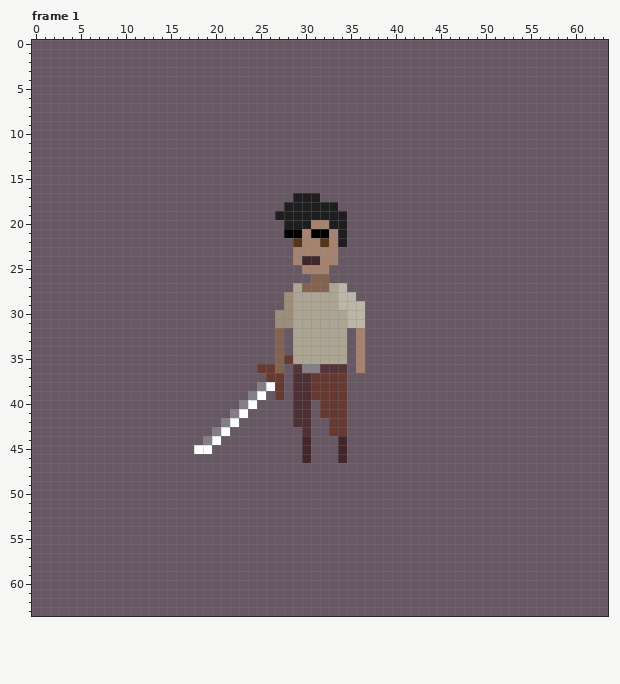
A pixel-art file gets an edit: assets/aseprite/experiments/human_experiments.aseprite. Above is the file before it was changed.
64x64 pixels, 4 frames. Colours within 5 levels of each other are drawn and written as one. Shown: frame 1. The commit also changed other frames, which this record leaves out.
After the commit:
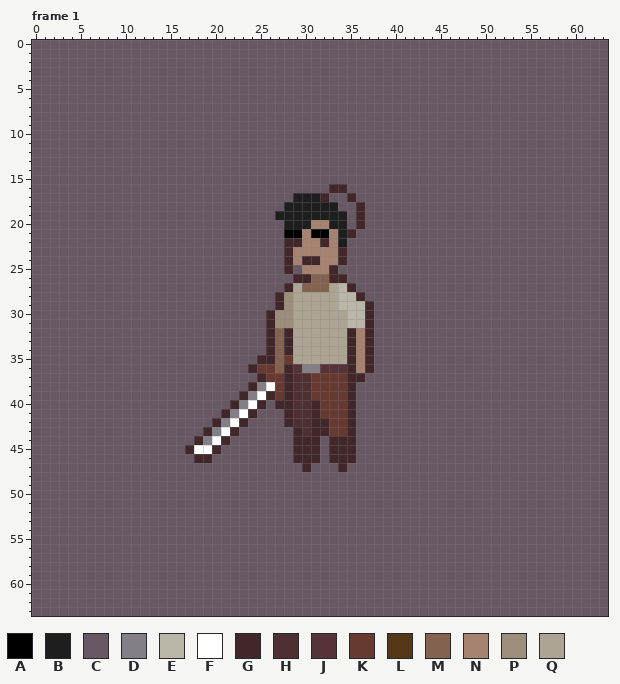
Palette (. is transparent): A #000000  B #1e1e1e  C #685863  D #847e87  E #bab6a8  F #ffffff  G #41272a  H #4e2f33  J #563239  K #663931  L #523817  M #836250  N #a58370  P #9c8e7a  Q #ada593
Change:
layer "bg/outline" now shown
Frame 1, layers "character", "bg/outline":
y 16: x 33..34 CC -> GG
y 17: x 32 C -> G; x 35 C -> G
y 18..20: x 36 C -> G
y 21: x 35 C -> G
y 22: x 28..29 CL -> GG; x 32 L -> G
y 23..24: x 28 C -> G; x 34 C -> G
y 25: x 28 C -> G; x 33 C -> G
y 26: x 29..30 CC -> GG; x 33..34 CC -> GG
y 27: x 28 C -> G; x 35 C -> G
y 28: x 27 C -> G; x 36 C -> G
y 29: x 27 C -> G; x 37 C -> G
y 30..31: x 26 C -> G; x 37 C -> G
y 32..34: x 26 C -> G; x 28 C -> G; x 35 C -> G; x 37 C -> G
y 35: x 25..26 CC -> GG; x 35 C -> G; x 37 C -> G
y 36: x 24 C -> G; x 28 C -> G; x 35 C -> G; x 37 C -> G
y 37: x 25 C -> G; x 28 C -> G; x 35..36 CC -> GG
y 38: x 24 C -> G; x 28 C -> G; x 35 C -> G
y 39: x 23 C -> G; x 26 C -> G; x 28 C -> G; x 35 C -> G
y 40: x 22 C -> G; x 25 C -> G; x 27..28 CC -> GG; x 31 C -> G; x 35 C -> G
y 41: x 21 C -> G; x 24 C -> G; x 28 C -> G; x 31 C -> G; x 35 C -> G
y 42: x 20 C -> G; x 23 C -> G; x 28 C -> G; x 31..32 CC -> GG; x 35 C -> G
y 43: x 19 C -> G; x 22 C -> G; x 29 C -> G; x 31..32 CC -> GG; x 35 C -> G
y 44: x 18 C -> G; x 21 C -> G; x 29 C -> G; x 31 C -> G; x 33 C -> G; x 35 C -> G
y 45: x 17 C -> G; x 20 C -> G; x 29 C -> G; x 31 C -> G; x 33 C -> G; x 35 C -> G
y 46: x 18..19 CC -> GG; x 29 C -> G; x 31 C -> G; x 33 C -> G; x 35 C -> G
y 47: x 30 C -> G; x 34 C -> G
